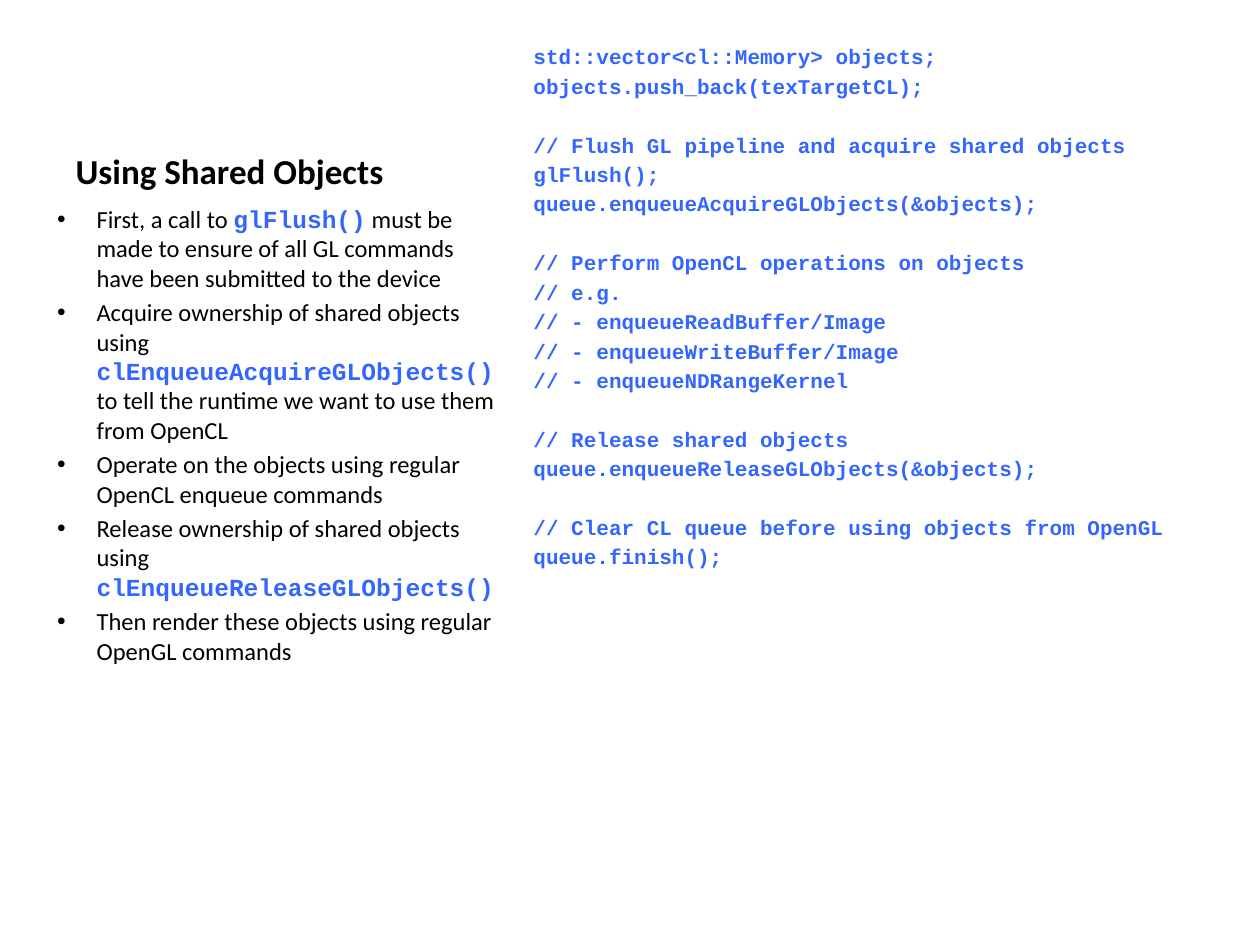
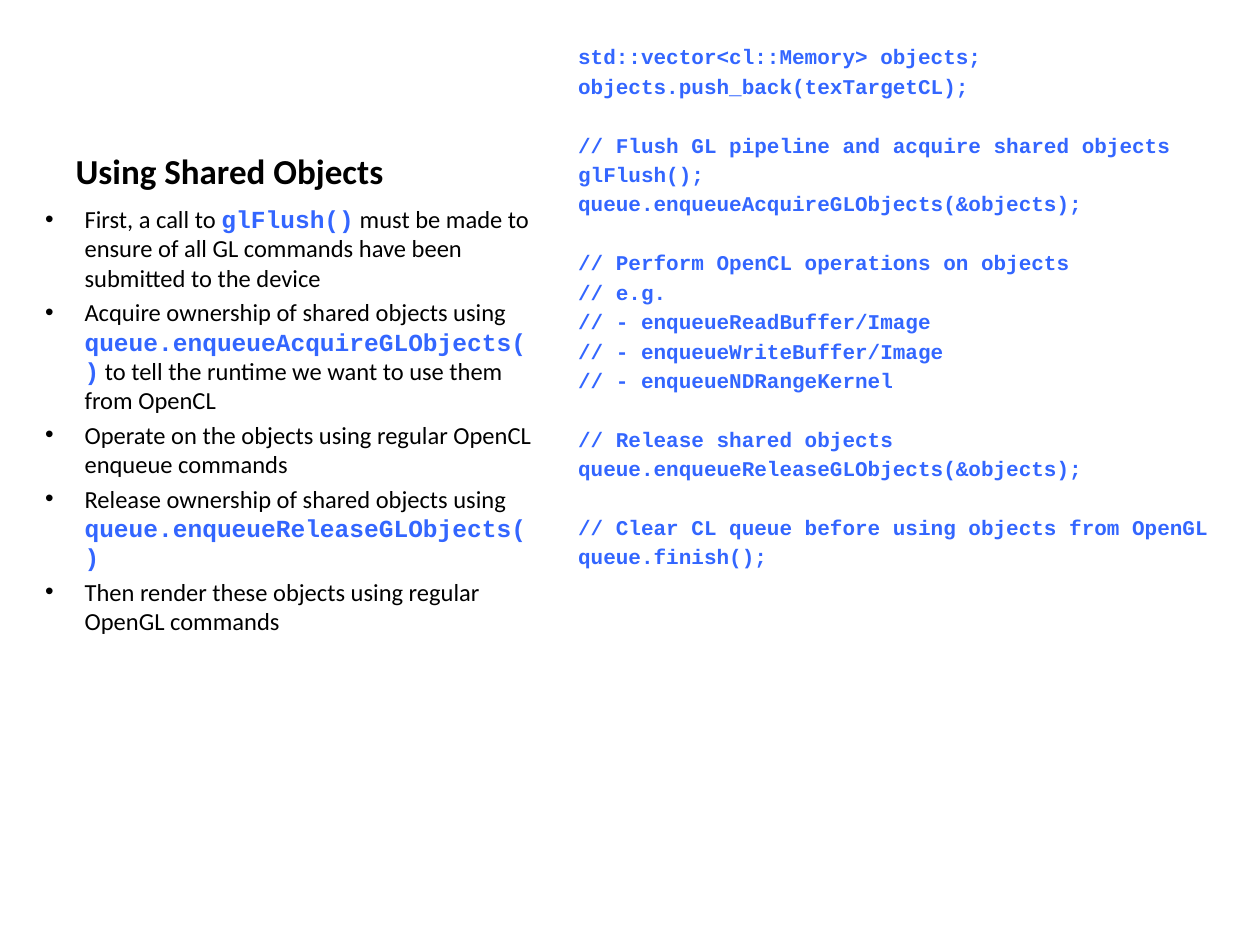
Before and after one commit to UoB-HPC/opencl-training-code, a slide deck: slide 10 of slides/advanced_part4.pptx. Drawn at 1260x945 pixels with LibreOffice and Linux fonts; fonts in the diff are those of the drawing. Boxes give left, top, right and bottom in pixels: in the first picture for what was removed or moved away, otherwise in the second. Text is boxed around its words. In the diff, an @@ line names an element or a change of style, - is before the commit and + after.

```diff
--- a/slides/advanced_part4.pptx
+++ b/slides/advanced_part4.pptx
@@ text "std::vector<cl::Memory> objects;": place and size @@
-text "std::vector<cl::Memory> objects;" at (533,49,1163,569)
+text "std::vector<cl::Memory> objects;" at (578,49,1208,569)
@@ text "First, a call to glFlush() ...": place and size @@
-text "First, a call to glFlush() ..." at (97,210,494,664)
+text "First, a call to glFlush() ..." at (85,210,531,634)
@@ text at (85,304,526,413): text changed @@
-• Acquire ownership of shared objects using clEnqueueAcquireGLObjects() to tell the runtime we want to use them from OpenCL
+• Acquire ownership of shared objects using queue.enqueueAcquireGLObjects() to tell the runtime we want to use them from OpenCL
@@ text at (85,491,526,542): text changed @@
-• Release ownership of shared objects using clEnqueueReleaseGLObjects()
+• Release ownership of shared objects using queue.enqueueReleaseGLObjects()
```
Also in this commit, not shown: 4 other slides changed, 1 slide added.
